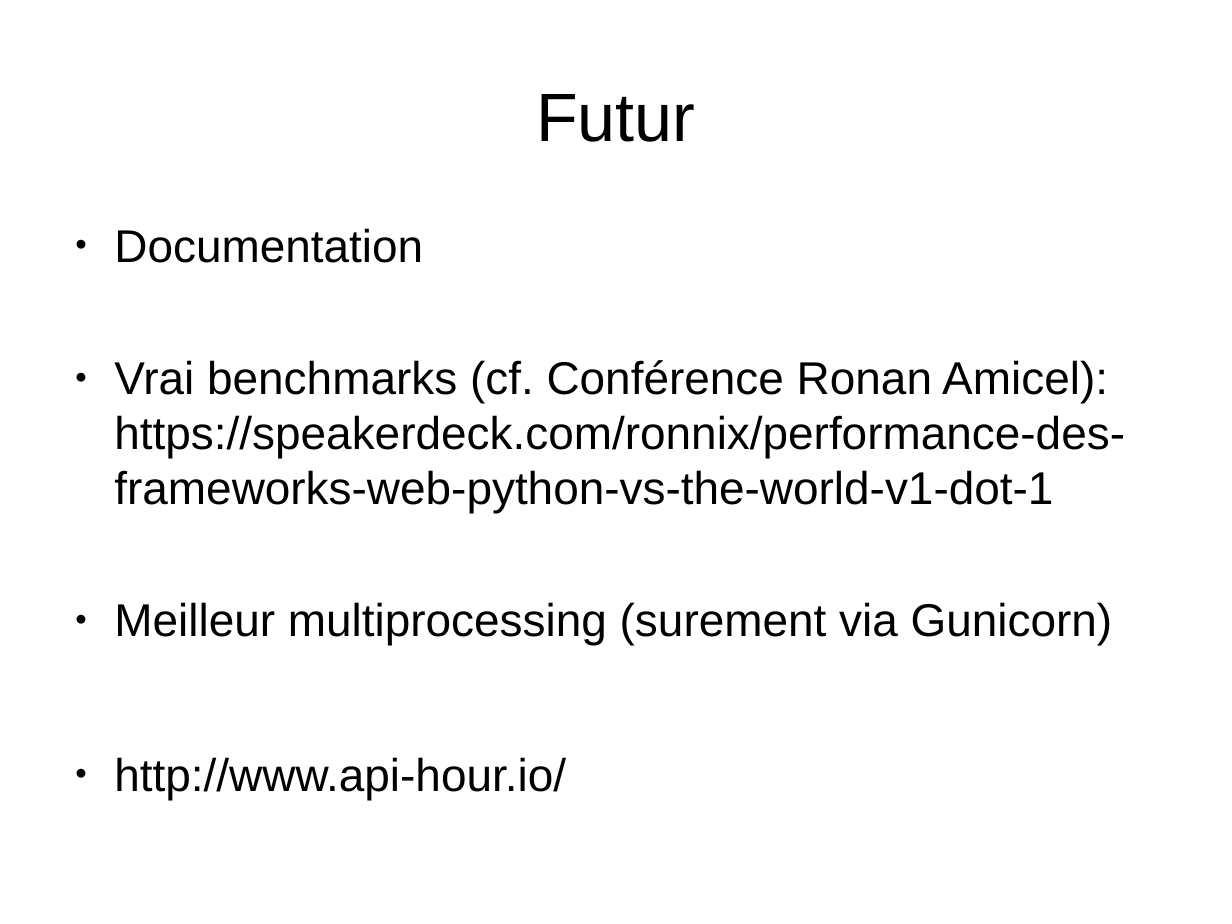
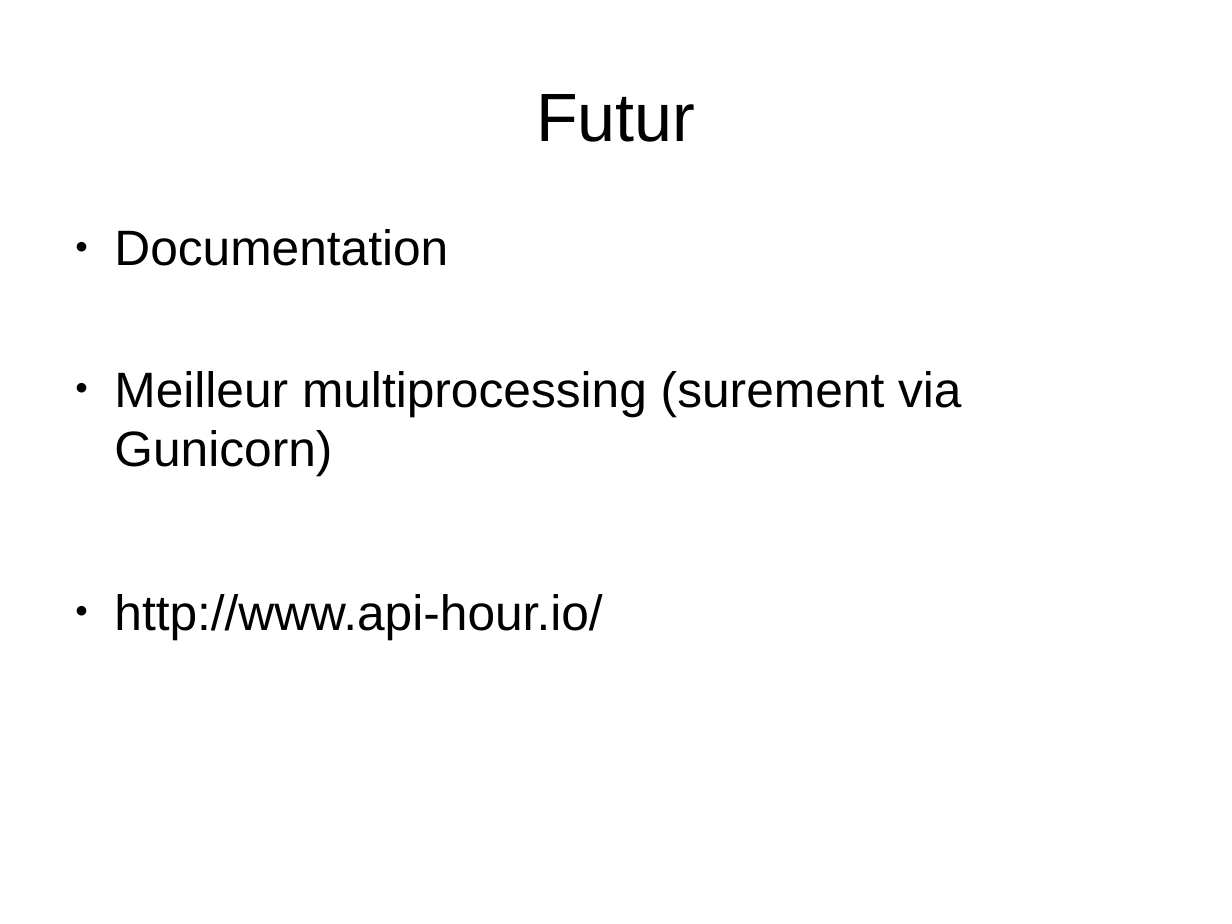
Before and after one commit to Eyepea/API-Hour, a slide deck: slide 6 of propaganda/fr/presentation.odp. Drawn at 1232x924 pixels with LibreOffice and Linux fonts; fonts in the diff are those of the drawing. Boxes give left, top, right and bottom in pixels: in the first picture for what was removed or moved away, otherwise in the second. Text is boxed around its words. In the diff, an @@ line names an element or a change of style, - is before the commit and + after.

```diff
--- a/propaganda/fr/presentation.odp
+++ b/propaganda/fr/presentation.odp
@@ text "Documentation" at (114, 229, 961, 639): size 29.6 to 32 pt @@
@@ text at (114, 360, 1125, 513): paragraph removed @@
-● Vrai benchmarks (cf. Conférence Ronan Amicel):
-  https://speakerdeck.com/ronnix/performance-des-frameworks-web-python-vs-the-world-v1-dot-1
```
Also in this commit, not shown: 32 other files.
